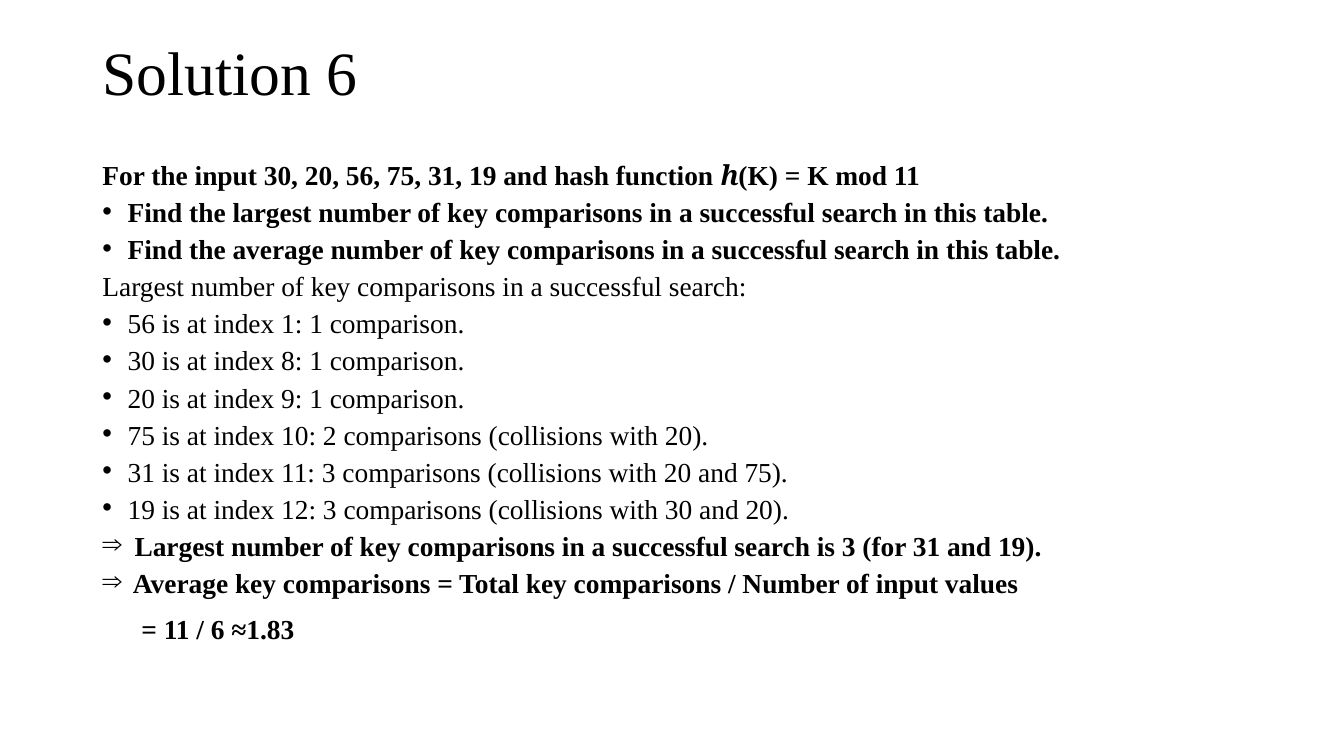
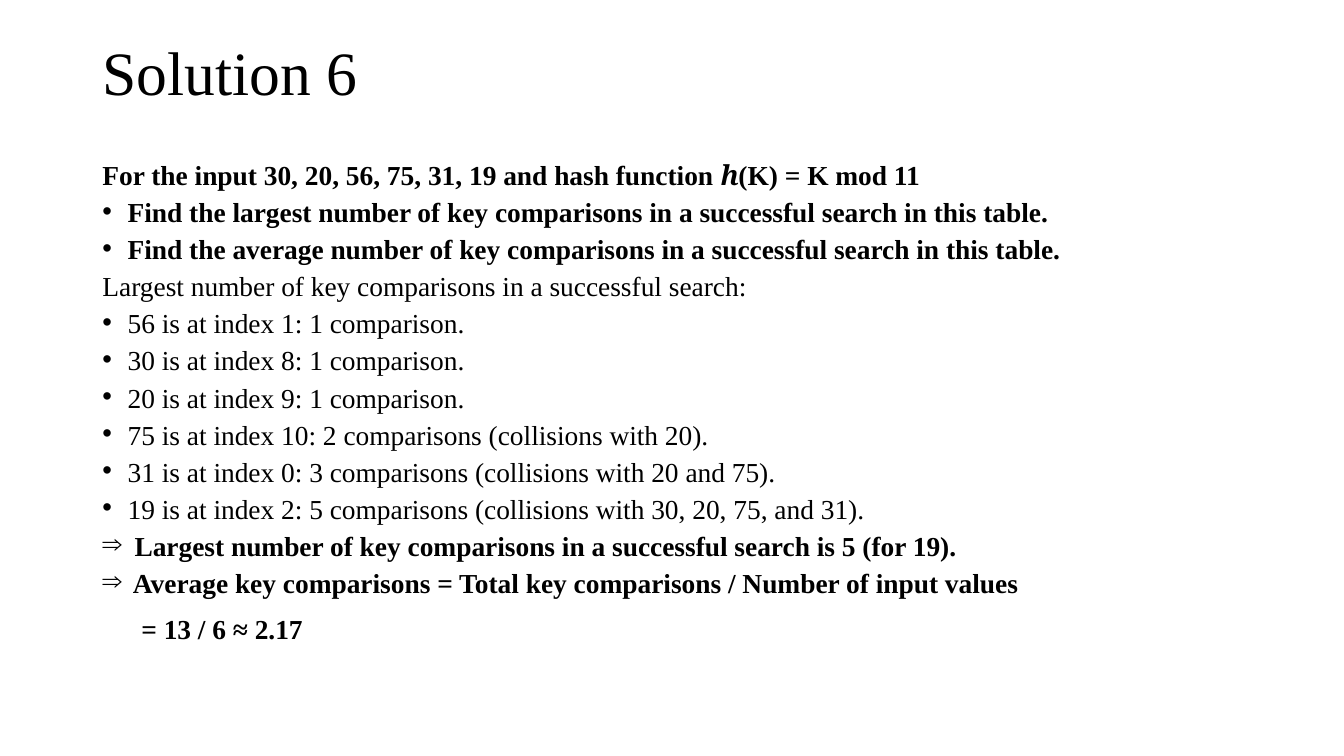
Before and after one commit to tamlhp/2801ict-public, a slide deck: slide 45 of week-7&8/problem-set/2801ict-week7&8.pptx. Drawn at 1344x756 pixels with LibreOffice and Linux fonts; fonts in the diff are those of the drawing. Boxes give left, top, right and bottom in pixels: in the first picture for what was removed or moved away, otherwise in the second. Text is boxed around its words. In the diff, an @@ line names an element or a change of style, - is before the commit and + after.

```diff
--- a/week-7&8/problem-set/2801ict-week7&8.pptx
+++ b/week-7&8/problem-set/2801ict-week7&8.pptx
@@ text at box(128, 463, 1018, 640): text changed @@
-• 31 is at index 11: 3 comparisons (collisions with 20 and 75).
-• 19 is at index 12: 3 comparisons (collisions with 30 and 20).
-⇒ Largest number of key comparisons in a successful search is 3 (for 31 and 19).
-⇒ Average key comparisons = Total key comparisons / Number of input values
-  = 11 / 6 ≈1.83
+• 31 is at index 0: 3 comparisons (collisions with 20 and 75).
+• 19 is at index 2: 5 comparisons (collisions with 30, 20, 75, and 31).
+⇒ Largest number of key comparisons in a successful search is 5 (for 19).
+⇒ Average key comparisons = Total key comparisons / Number of input values
+  = 13 / 6 ≈ 2.17
```
Also in this commit, not shown: 3 other slides changed.
